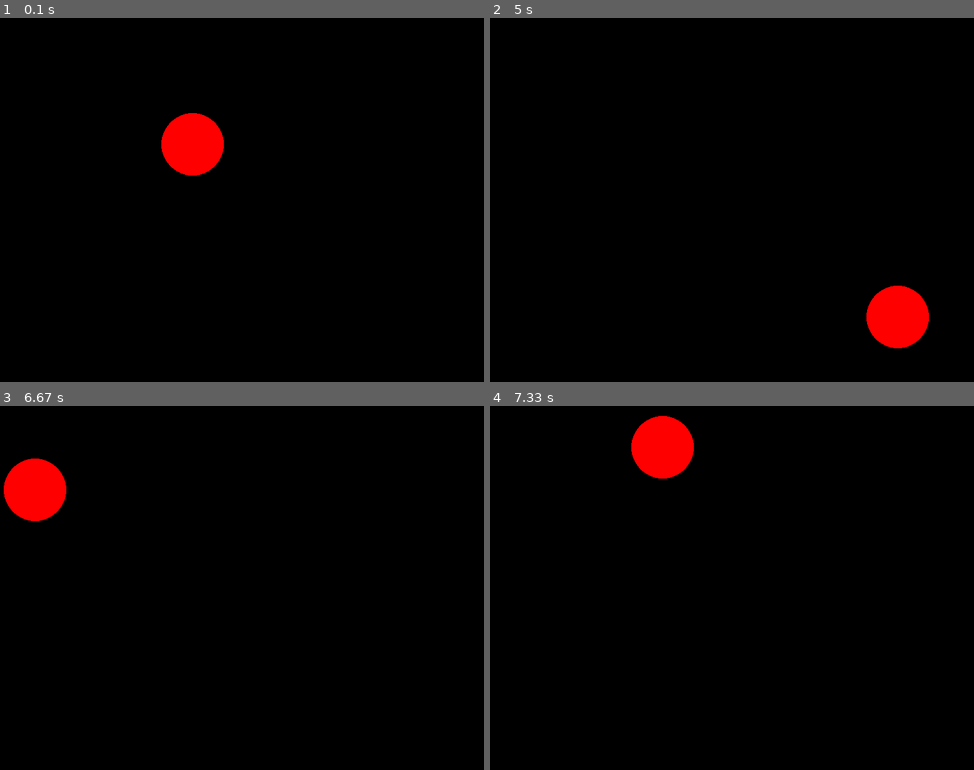
Above: before the commit, frames 1-4 (two rows, left to right).
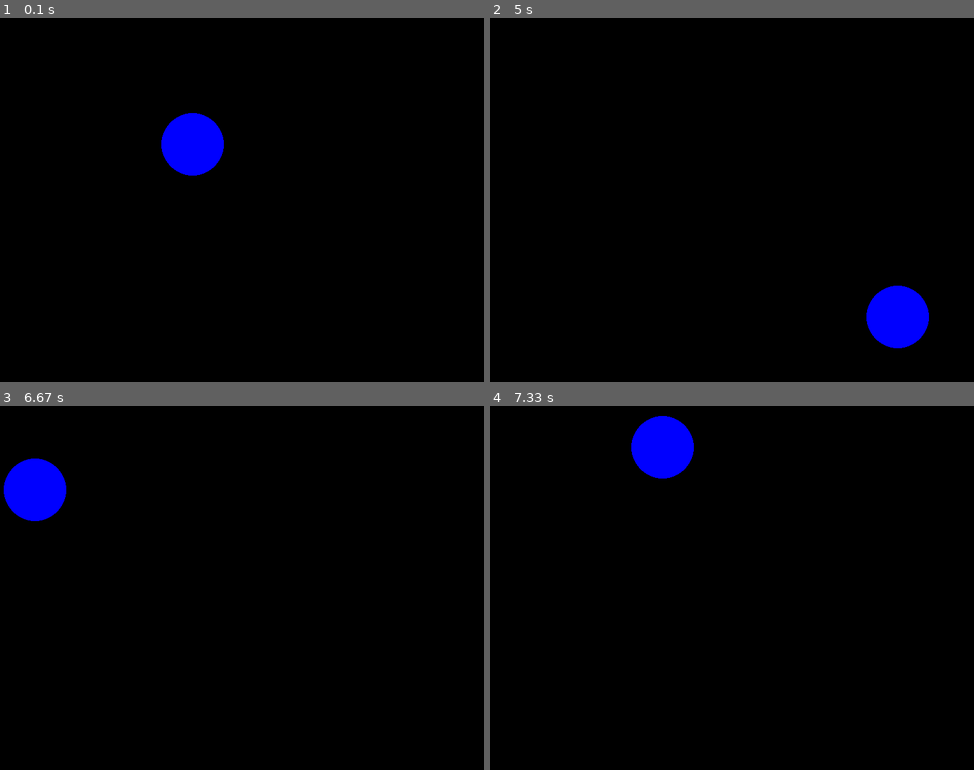
Above: after the commit, the same moments.

Repository: seppevangompel2/pygame
Game: pygame game, started from rondgaande bal.py
Same seed, same stepped clock (60 frames per second), same inputs: the game is played once before the commit and once after it.
Inputs:
- Up to frame 1 (0.1 s): no input
- Up to frame 2 (5 s): hold Up 0.33-0.8 s; hold Down 0.83-1.13 s; hold Up 1.17-1.53 s; hold Down 1.57-1.93 s; hold Up 1.97-2.27 s; hold Down 2.3-2.6 s; hold Up 2.63-3 s; hold Down 3.03-3.4 s; hold Up 3.43-3.73 s; hold Down 3.77-4.07 s; hold Up 4.1-4.47 s; hold Down 4.5-4.87 s; hold Up from 4.9 s (still down)
- Up to frame 3 (6.67 s): release Up at 5.2 s; hold Down 5.23-5.53 s; hold Up 5.57-5.93 s; hold Down 5.97-6.33 s; hold Up from 6.37 s (still down)
- Up to frame 4 (7.33 s): release Up at 6.67 s; hold Down 6.7-7 s; hold Up from 7.03 s (still down)

The runs differ from the first frame. In frame 1, 1.7% of the frame differs, in the area x 33-47%, y 26-44%; in frame 2, 1.7%; in frame 3, 1.7%; in frame 4, 1.7%.

Commit message:
kleur aanpassen

Diff:
--- a/rondgaande bal.py
+++ b/rondgaande bal.py
@@ -29,19 +29,26 @@
                 speed_x -= 1
                 speed_y -= 1
 
-    # Beweging
     x += speed_x
     y += speed_y
 
-    # Botsingen
     if x + radius > 800 or x - radius < 0:
         speed_x *= -1
-
     if y + radius > 600 or y - radius < 0:
         speed_y *= -1
 
+
+    speed = abs(speed_x) + abs(speed_y)
+
+
+    if speed > 10:
+        color = (255, 0, 0)
+    else:
+        color = (0, 0, 255)
+
     win.fill((0, 0, 0))
-    pygame.draw.circle(win, (255, 0, 0), (x, y), radius)
+    pygame.draw.circle(win, color, (x, y), radius)
+
     pygame.display.flip()
 
 pygame.quit()
